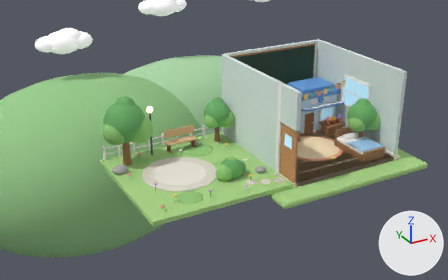
The glTF model assets/room.glb, before and after one commit.
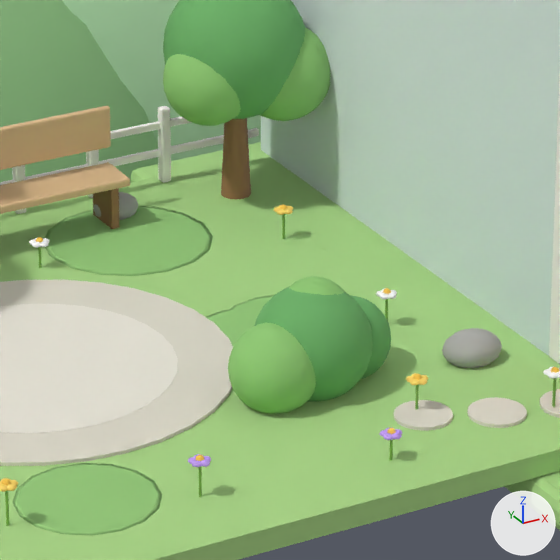
There are two pictures of each version: one from a 50 mm camera at (-17.24, -22.83, 12.64) aimed at (-4.11, 1.05, 0.7), one close up on the part from 39% to 62% of the width and 38% to 75% of the height. The axes (+X, +Y, +Z) are drawn at lower right. The lights are the same throughout. The first two pictures are the older version. Where no turn or scale is listed for an object, it has been applied to the vertices.

In view in the first close-up: 'bench_back', 'bush0', 'bush1', 'grass_patch1', 'grass_patch4', 'hill0', 'hill1', 'plaza', 'plaza_circle', 'plaza_circle_in', 'tree_small_top0', 'wall_left' and 45 more.
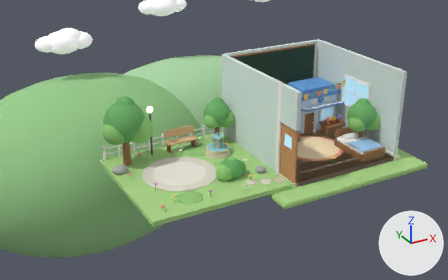
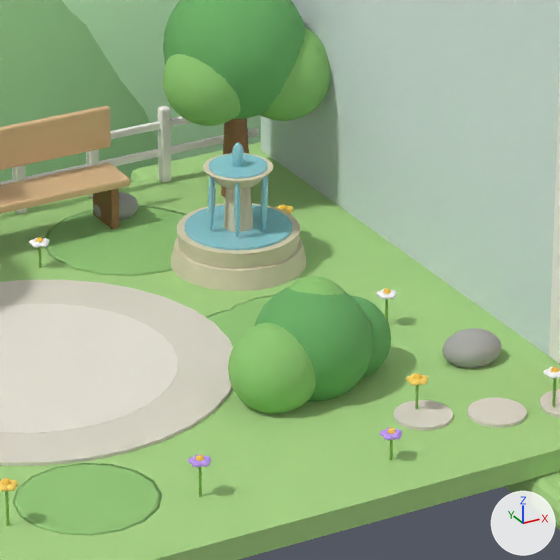
What differs and where, as boxes (x1, y1, x2, y2) in the close-ups (560 x 560 px):
'fountain_base', added (beige): after (171, 236, 307, 291)
'fountain_pool', added (cyan): after (185, 205, 292, 250)
'fountain_basin', added (beige): after (177, 203, 300, 269)
'fountain_upper_water', added (cyan): after (209, 154, 267, 179)
'fountain_column', added: after (223, 188, 253, 232)
'fountain_upper', added: after (203, 153, 273, 189)
'fountain_stream2', added: after (234, 183, 240, 238)
'fountain_stream1', added: after (261, 177, 267, 231)
'fountain_stream3', added: after (208, 177, 214, 231)
'fountain_drop', added: after (232, 143, 244, 167)
'fountain_stream0', added: after (266, 175, 268, 207)
'tree_small_trunk', unchanged, covered by the edit: before (221, 118, 251, 199); after (221, 118, 251, 197)

The change, as a list of edits to the scene's bpy script:
```text
Add ob_fountain_upper_water:
    ob_fountain_upper_water = bpy.data.objects.new('fountain_upper_water', me_fountain_upper_water)  # a 32-sided cylinder along z spanning x -0.26..0.26, y -0.26..0.26, z -0.01..0.01; in mat_fountain_water (cyan #93d0da)
    ob_fountain_upper_water.location = (-4.4, 1.15, 0.93)
Add ob_fountain_upper:
    ob_fountain_upper = bpy.data.objects.new('fountain_upper', me_fountain_upper)  # a 32-sided cut cone along z (radius 0.19 at the low end, 0.31 at the high end) spanning x -0.31..0.31, y -0.31..0.31, z -0.065..0.065; in mat_fountain_stone (beige #dad2b4)
    ob_fountain_upper.location = (-4.4, 1.15, 0.86)
Add ob_fountain_stream4:
    ob_fountain_stream4 = bpy.data.objects.new('fountain_stream4', me_fountain_stream4)  # a UV sphere (12 segments, 6 rings, poles along z) spanning x -0.028..0.028, y -0.028..0.028, z -0.28..0.28; in mat_fountain_water (cyan #93d0da)
    ob_fountain_stream4.location = (-4.535, 1.384, 0.64)
Add ob_fountain_stream3:
    ob_fountain_stream3 = bpy.data.objects.new('fountain_stream3', me_fountain_stream3)  # a UV sphere (12 segments, 6 rings, poles along z) spanning x -0.028..0.028, y -0.028..0.028, z -0.28..0.28; in mat_fountain_water (cyan #93d0da)
    ob_fountain_stream3.location = (-4.67, 1.15, 0.64)
Add ob_fountain_stream2:
    ob_fountain_stream2 = bpy.data.objects.new('fountain_stream2', me_fountain_stream2)  # a UV sphere (12 segments, 6 rings, poles along z) spanning x -0.028..0.028, y -0.028..0.028, z -0.28..0.28; in mat_fountain_water (cyan #93d0da)
    ob_fountain_stream2.location = (-4.535, 0.916, 0.64)
Add ob_fountain_stream1:
    ob_fountain_stream1 = bpy.data.objects.new('fountain_stream1', me_fountain_stream1)  # a UV sphere (12 segments, 6 rings, poles along z) spanning x -0.028..0.028, y -0.028..0.028, z -0.28..0.28; in mat_fountain_water (cyan #93d0da)
    ob_fountain_stream1.location = (-4.265, 0.916, 0.64)
Add ob_fountain_stream0:
    ob_fountain_stream0 = bpy.data.objects.new('fountain_stream0', me_fountain_stream0)  # a UV sphere (12 segments, 6 rings, poles along z) spanning x -0.028..0.028, y -0.028..0.028, z -0.28..0.28; in mat_fountain_water (cyan #93d0da)
    ob_fountain_stream0.location = (-4.13, 1.15, 0.64)
Add ob_fountain_pool:
    ob_fountain_pool = bpy.data.objects.new('fountain_pool', me_fountain_pool)  # a 32-sided cylinder along z spanning x -0.48..0.48, y -0.48..0.48, z -0.012..0.012; in mat_fountain_water (cyan #93d0da)
    ob_fountain_pool.location = (-4.4, 1.15, 0.342)
Add ob_fountain_drop:
    ob_fountain_drop = bpy.data.objects.new('fountain_drop', me_fountain_drop)  # a UV sphere (32 segments, 16 rings, poles along z) spanning x -0.056..0.056, y -0.056..0.056, z -0.136..0.136; in mat_fountain_water (cyan #93d0da)
    ob_fountain_drop.location = (-4.4, 1.15, 1.02)
Add ob_fountain_column:
    ob_fountain_column = bpy.data.objects.new('fountain_column', me_fountain_column)  # a 32-sided cut cone along z (radius 0.14 at the low end, 0.1 at the high end) spanning x -0.14..0.14, y -0.14..0.14, z -0.275..0.275; in mat_fountain_stone (beige #dad2b4)
    ob_fountain_column.location = (-4.4, 1.15, 0.55)
Add ob_fountain_basin:
    ob_fountain_basin = bpy.data.objects.new('fountain_basin', me_fountain_basin)  # a 32-sided cut cone along z (radius 0.53 at the low end, 0.55 at the high end) spanning x -0.55..0.55, y -0.55..0.55, z -0.095..0.095; in mat_fountain_stone (beige #dad2b4)
    ob_fountain_basin.location = (-4.4, 1.15, 0.24)
Add ob_fountain_base:
    ob_fountain_base = bpy.data.objects.new('fountain_base', me_fountain_base)  # a 32-sided cut cone along z (radius 0.61 at the low end, 0.57 at the high end) spanning x -0.61..0.61, y -0.61..0.61, z -0.09..0.09; in mat_fountain_stone (beige #dad2b4)
    ob_fountain_base.location = (-4.4, 1.15, 0.09)
```
